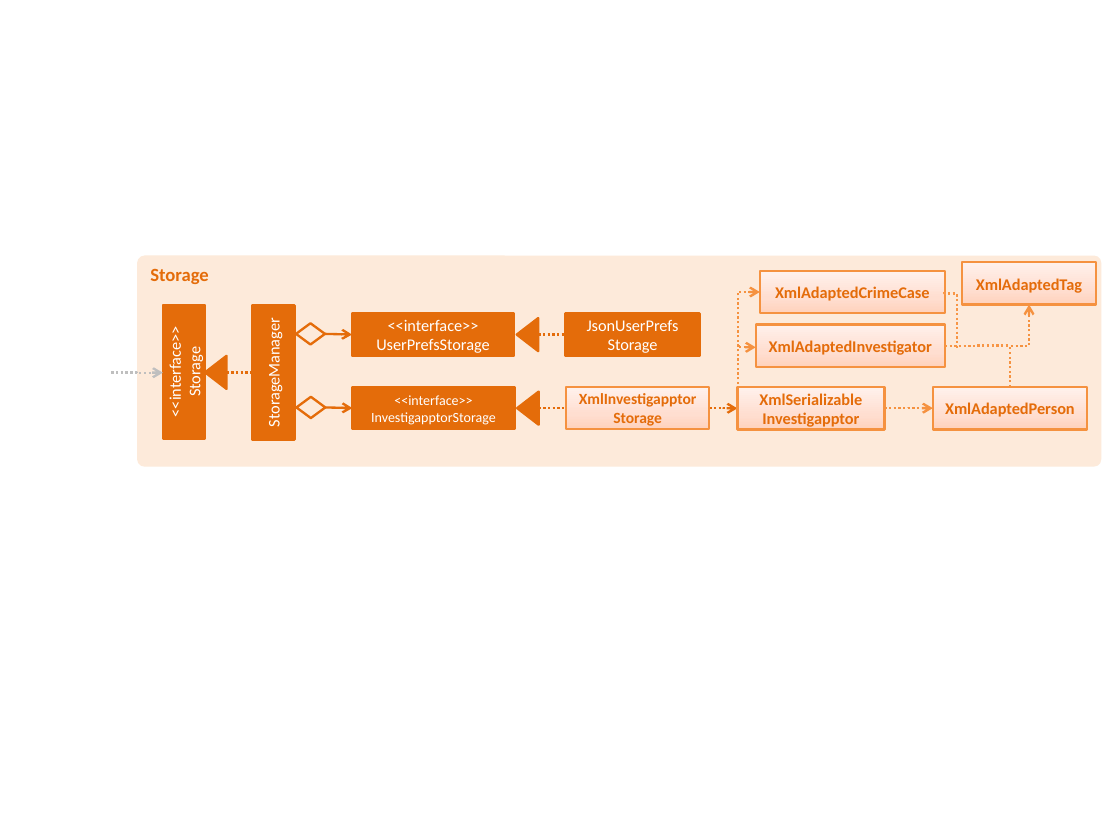
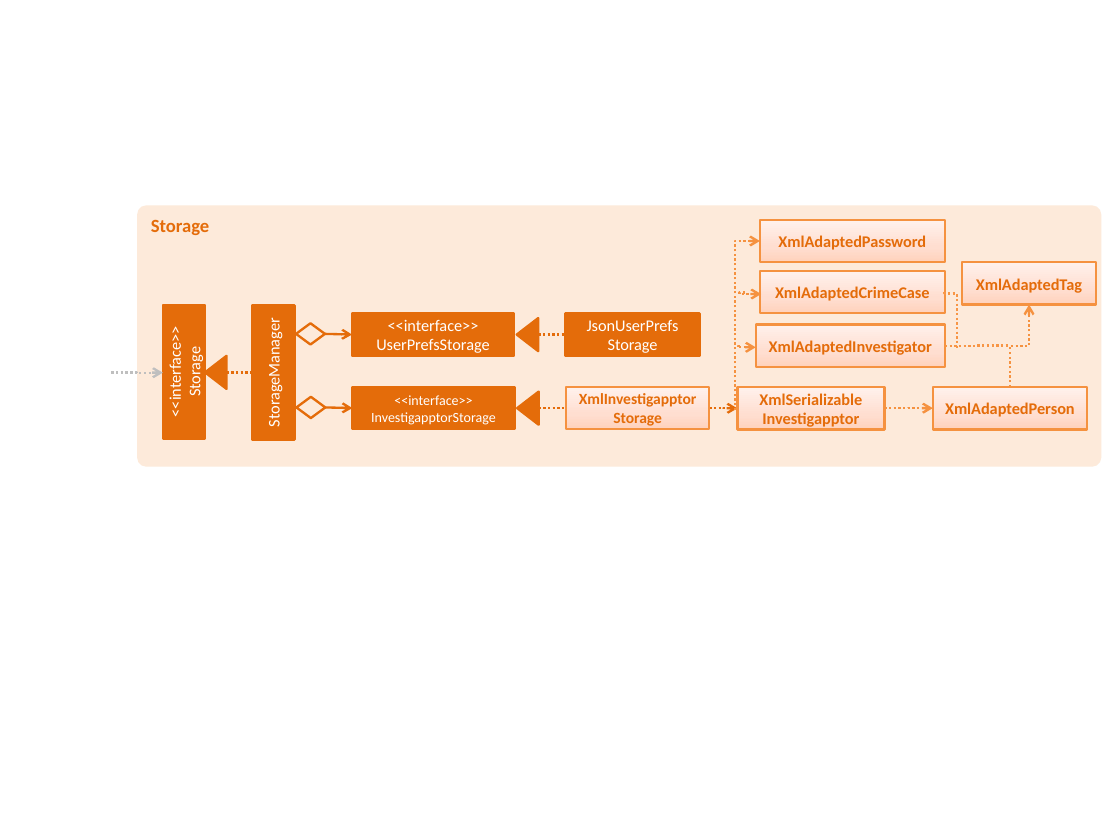
Before and after one commit to quentinkhoo/main, a slide deck: slide 1 of docs/diagrams/StorageComponentClassDiagram.pptx. Drawn at 1120x840 pixels with LibreOffice and Linux fonts; fonts in the diff are those of the drawing. Boxes give left, top, right and bottom in pixels: in the first picture for what was removed or moved away, otherwise in the second. Text is boxed around its words. In the diff, an @@ line names an element or a change of style, - is before the commit and + after.

```diff
--- a/docs/diagrams/StorageComponentClassDiagram.pptx
+++ b/docs/diagrams/StorageComponentClassDiagram.pptx
@@ rounded rectangle "Storage": place and size @@
-rounded rectangle "Storage" at bbox=[137, 255, 1101, 466]
+rounded rectangle "Storage" at bbox=[137, 205, 1101, 466]
@@ rectangle added at bbox=[759, 220, 944, 262], fill gradient #FFD2BD to #FFDED0 to #FFF2ED, outline #F69240 1.5 pt, 10.5 pt, text #E46C0A, bold @@
+XmlAdaptedPassword
@@ elbow arrow moved from (738, 389) - (759, 292) to (735, 410) - (759, 241) @@
@@ elbow arrow added from (745, 292) to (762, 295), #F69240 1.5 pt dashed @@
```
Also in this commit, not shown: 8 other files.
